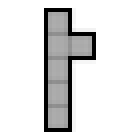
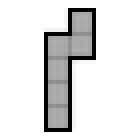
Layer changes from the first 140×140 image to the second:
added layer "5" above "4" over [44, 8, 96, 40]
hid "3" over [44, 8, 96, 40]
